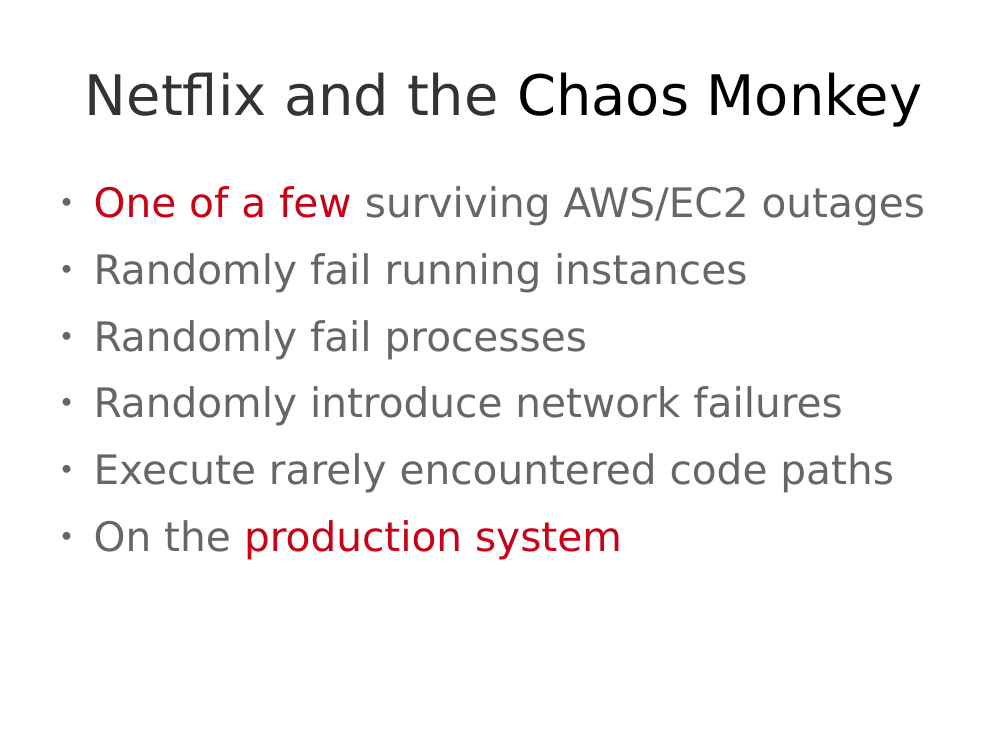
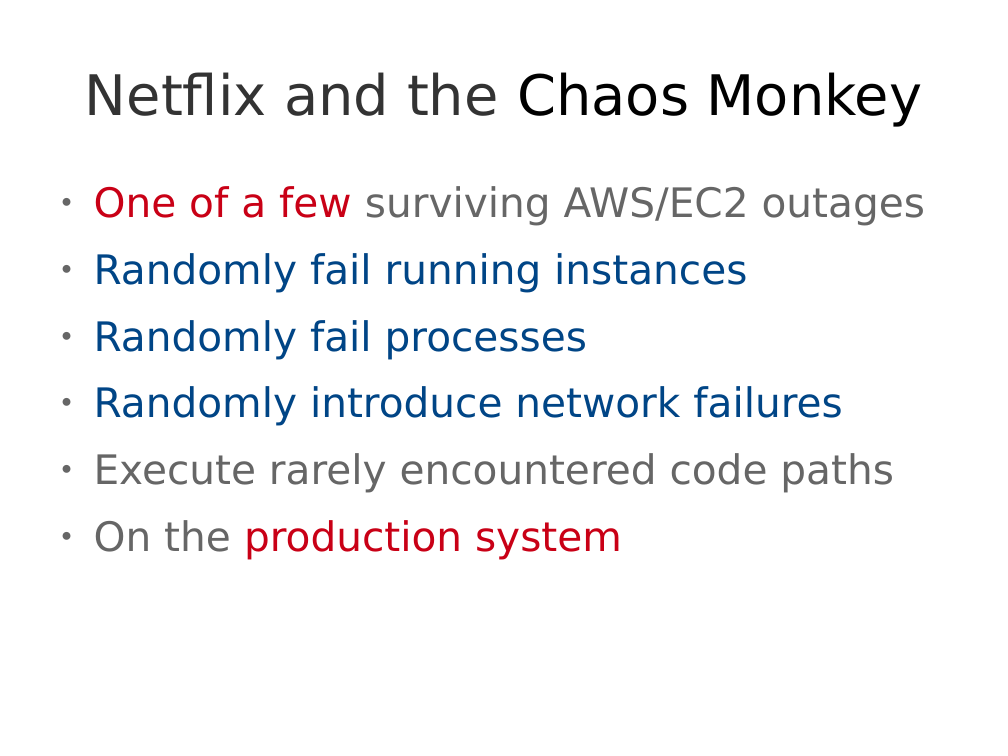
Before and after one commit to theonewolf/15-441-Recitation-Sessions, a slide deck: slide 9 of recitation2/src/recitation2.odp. Drawn at 1008x756 pixels with LibreOffice and Linux fonts; fonts in the diff are those of the drawing. Boxes give left, top, right and bottom in pixels: in the first picture for what was removed or moved away, otherwise in the second. Text is boxed around its words. In the diff, an @@ line names an element or a change of style, - is before the commit and + after.

```diff
--- a/recitation2/src/recitation2.odp
+++ b/recitation2/src/recitation2.odp
@@ text at box(94, 253, 842, 426): text colour #666666 to #004586 in "Randomly fail running instances", "Randomly fail processes", "Randomly introduce network failures" @@
```
Also in this commit, not shown: 5 other slides changed, 10 slides added, 9 slides removed, 4 other files.
